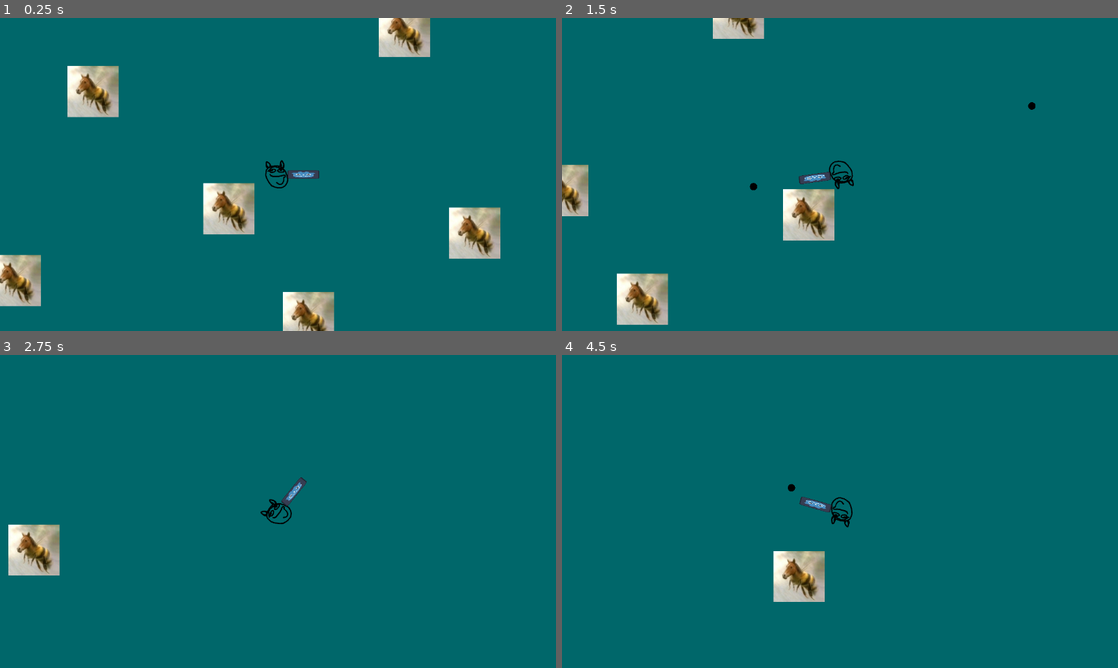
Above: before the commit, frames 1-4 (two rows, left to right).
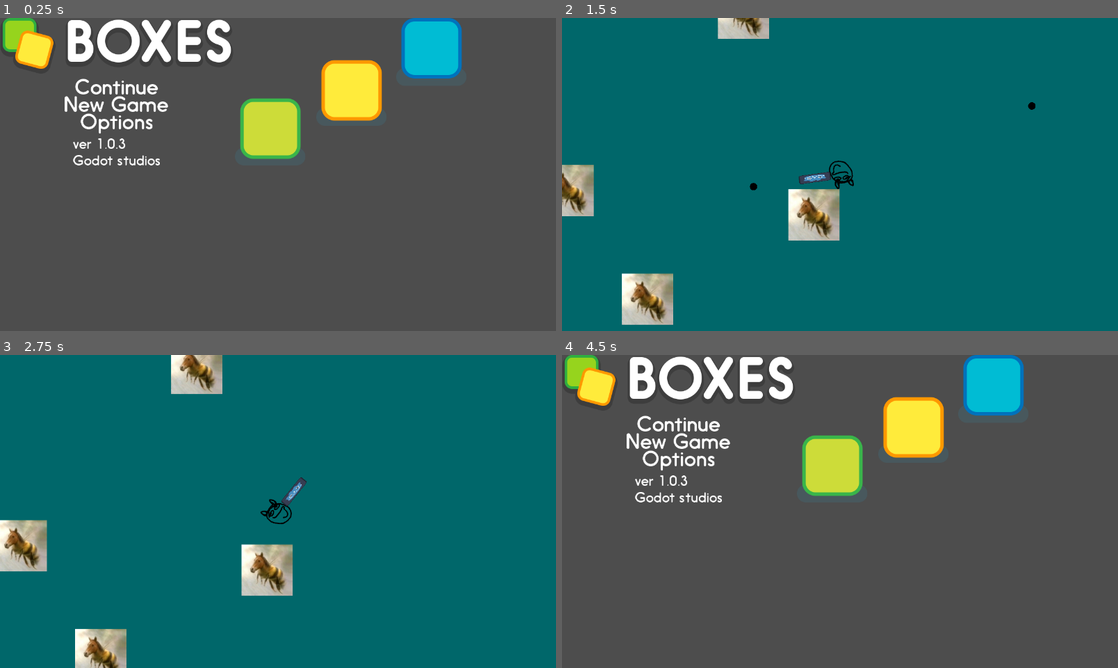
Above: after the commit, the same moments.

Repository: brianli378/ecs179-final-project
Game: Godot game, scene res://scenes/world.tscn
Same seed, same stepped clock (60 frames per second), same inputs: the game is played once before the commit and once after it.
Inputs (mouse positions are in pixels of both pictures, inside the frame that each line leads up to):
- Up to frame 1 (0.25 s): no input
- Up to frame 2 (1.5 s): tap Enter at 0.5 s; move the mouse to (962, 158) at 0.52 s; hold D (move_right) 0.53-1.28 s; click (962, 158) at 0.6 s; move the mouse to (728, 190) at 1.27 s; hold S (move_down) from 1.28 s (still down); click (728, 190) at 1.35 s
- Up to frame 3 (2.75 s): tap Space at 2 s; move the mouse to (333, 442) at 2.02 s; release S (move_down) at 2.03 s; hold D (move_right) from 2.03 s (still down); click (333, 442) at 2.1 s
- Up to frame 4 (4.5 s): move the mouse to (812, 574) at 2.77 s; release D (move_right) at 2.78 s; hold W (move_up) 2.78-3.53 s; click (812, 574) at 2.85 s; move the mouse to (1006, 558) at 3.52 s; hold A (move_left) from 3.53 s (still down); click (1006, 558) at 3.6 s; move the mouse to (673, 464) at 4.27 s; click (673, 464) at 4.35 s

The runs differ from the first frame. In frame 1, 100% of the frame differs, in the area x 0-100%, y 0-100%; in frame 2, 2.9%; in frame 3, 5.4%; in frame 4, 100%.

Commit message:
refactored scene tree with main menu tutorial
took main menu template from tutorial from godot:
https://docs.godotengine.org/en/3.0/getting_started/step_by_step/ui_main_menu.html

and added it in the scene tree alongside a script in world which manages switching between the menu and game scenes by instantiating and freeing the scenes as nodes

Diff:
--- /dev/null
+++ b/2d-roguelike/scenes/MainMenu.tscn
@@ -0,0 +1,154 @@
+[gd_scene load_steps=7 format=2]
+
+[ext_resource path="res://assets/main_menu/title.png" type="Texture" id=1]
+[ext_resource path="res://assets/main_menu/label_continue.png" type="Texture" id=2]
+[ext_resource path="res://assets/main_menu/label_new_game.png" type="Texture" id=3]
+[ext_resource path="res://assets/main_menu/label_options.png" type="Texture" id=4]
+[ext_resource path="res://assets/main_menu/version.png" type="Texture" id=5]
+[ext_resource path="res://assets/main_menu/characters.png" type="Texture" id=6]
+
+[node name="MainMenu" type="MarginContainer"]
+
+margin_right = 1366.0
+margin_bottom = 768.0
+rect_pivot_offset = Vector2( 0, 0 )
+rect_clip_content = false
+mouse_filter = 0
+size_flags_horizontal = 1
+size_flags_vertical = 1
+custom_constants/margin_right = 120
+custom_constants/margin_top = 80
+custom_constants/margin_left = 120
+custom_constants/margin_bottom = 80
+_sections_unfolded = [ "custom_constants" ]
+
+[node name="HBoxContainer" type="HBoxContainer" parent="."]
+
+margin_left = 120.0
+margin_top = 80.0
+margin_right = 1246.0
+margin_bottom = 688.0
+rect_pivot_offset = Vector2( 0, 0 )
+rect_clip_content = false
+mouse_filter = 0
+size_flags_horizontal = 1
+size_flags_vertical = 1
+alignment = 1
+
+[node name="VBoxContainer" type="VBoxContainer" parent="HBoxContainer"]
+
+margin_right = 537.0
+margin_bottom = 608.0
+rect_pivot_offset = Vector2( 0, 0 )
+rect_clip_content = false
+mouse_filter = 1
+size_flags_horizontal = 1
+size_flags_vertical = 1
+alignment = 0
+_sections_unfolded = [ "custom_constants" ]
+
+[node name="Logo" type="TextureRect" parent="HBoxContainer/VBoxContainer"]
+
+margin_right = 537.0
+margin_bottom = 129.0
+rect_pivot_offset = Vector2( 0, 0 )
+rect_clip_content = false
+mouse_filter = 1
+size_flags_horizontal = 1
+size_flags_vertical = 1
+texture = ExtResource( 1 )
+stretch_mode = 3
+_sections_unfolded = [ "Size Flags" ]
+
+[node name="VBoxContainer" type="VBoxContainer" parent="HBoxContainer/VBoxContainer"]
+
+margin_top = 133.0
+margin_right = 537.0
+margin_bottom = 542.0
+rect_pivot_offset = Vector2( 0, 0 )
+rect_clip_content = false
+mouse_filter = 1
+size_flags_horizontal = 1
+size_flags_vertical = 3
+custom_constants/separation = 30
+alignment = 1
+_sections_unfolded = [ "Size Flags", "custom_constants" ]
+
+[node name="Continue" type="TextureRect" parent="HBoxContainer/VBoxContainer/VBoxContainer"]
+
+margin_top = 115.0
+margin_right = 537.0
+margin_bottom = 151.0
+rect_pivot_offset = Vector2( 0, 0 )
+rect_clip_content = false
+mouse_filter = 1
+size_flags_horizontal = 1
+size_flags_vertical = 1
+texture = ExtResource( 2 )
+stretch_mode = 3
+
+[node name="NewGame" type="TextureRect" parent="HBoxContainer/VBoxContainer/VBoxContainer"]
+
+margin_top = 181.0
+margin_right = 537.0
+margin_bottom = 217.0
+rect_pivot_offset = Vector2( 0, 0 )
+rect_clip_content = false
+mouse_filter = 1
+size_flags_horizontal = 1
+size_flags_vertical = 1
+texture = ExtResource( 3 )
+stretch_mode = 3
+
+[node name="Options" type="TextureRect" parent="HBoxContainer/VBoxContainer/VBoxContainer"]
+
+margin_top = 247.0
+margin_right = 537.0
+margin_bottom = 293.0
+rect_pivot_offset = Vector2( 0, 0 )
+rect_clip_content = false
+mouse_filter = 1
+size_flags_horizontal = 1
+size_flags_vertical = 1
+texture = ExtResource( 4 )
+stretch_mode = 3
+
+[node name="Version" type="TextureRect" parent="HBoxContainer/VBoxContainer"]
+
+margin_top = 546.0
+margin_right = 537.0
+margin_bottom = 608.0
+rect_pivot_offset = Vector2( 0, 0 )
+rect_clip_content = false
+mouse_filter = 1
+size_flags_horizontal = 1
+size_flags_vertical = 1
+texture = ExtResource( 5 )
+stretch_mode = 3
+
+[node name="CenterContainer" type="CenterContainer" parent="HBoxContainer"]
+
+margin_left = 541.0
+margin_right = 1126.0
+margin_bottom = 608.0
+rect_pivot_offset = Vector2( 0, 0 )
+rect_clip_content = false
+mouse_filter = 0
+size_flags_horizontal = 3
+size_flags_vertical = 3
+use_top_left = false
+_sections_unfolded = [ "Size Flags" ]
+
+[node name="Characters" type="TextureRect" parent="HBoxContainer/CenterContainer"]
+
+margin_left = 26.0
+margin_top = 134.0
+margin_right = 559.0
+margin_bottom = 473.0
+rect_pivot_offset = Vector2( 0, 0 )
+rect_clip_content = false
+mouse_filter = 1
+size_flags_horizontal = 1
+size_flags_vertical = 1
+texture = ExtResource( 6 )
+stretch_mode = 3
--- /dev/null
+++ b/2d-roguelike/scenes/game.tscn
@@ -0,0 +1,37 @@
+[gd_scene load_steps=4 format=3 uid="uid://dfob77al3r2l3"]
+
+[ext_resource type="PackedScene" uid="uid://cjfuyyu8dl486" path="res://scenes/player.tscn" id="1_yqjtg"]
+[ext_resource type="PackedScene" uid="uid://ck8xgy356oeee" path="res://scenes/object.tscn" id="2_lnu2h"]
+
+[sub_resource type="QuadMesh" id="QuadMesh_e5uuo"]
+
+[node name="Node2D" type="Node2D"]
+
+[node name="MeshInstance2D" type="MeshInstance2D" parent="."]
+modulate = Color(1.5642494e-06, 0.40395993, 0.41488585, 1)
+position = Vector2(580, 307.00003)
+scale = Vector2(5032.9375, 3324.4375)
+mesh = SubResource("QuadMesh_e5uuo")
+metadata/_edit_lock_ = true
+
+[node name="Player" parent="." instance=ExtResource("1_yqjtg")]
+position = Vector2(603, 335)
+scale = Vector2(0.5, 0.5)
+
+[node name="StaticBody2D" parent="." instance=ExtResource("2_lnu2h")]
+position = Vector2(177, 144)
+
+[node name="StaticBody2D2" parent="." instance=ExtResource("2_lnu2h")]
+position = Vector2(490, 414)
+
+[node name="StaticBody2D3" parent="." instance=ExtResource("2_lnu2h")]
+position = Vector2(894, 6)
+
+[node name="StaticBody2D4" parent="." instance=ExtResource("2_lnu2h")]
+position = Vector2(1056, 470)
+
+[node name="StaticBody2D5" parent="." instance=ExtResource("2_lnu2h")]
+position = Vector2(673, 664)
+
+[node name="StaticBody2D6" parent="." instance=ExtResource("2_lnu2h")]
+position = Vector2(-2, 579)
--- /dev/null
+++ b/2d-roguelike/scenes/world.gd
@@ -0,0 +1,37 @@
+extends Node2D
+
+var _menu:Resource = load("res://scenes/MainMenu.tscn")
+var _menu_node:Node
+
+var _game:Resource = load("res://scenes/game.tscn")
+var _game_node:Node
+
+func start_menu() -> void:
+	print("start_menu")
+	_clear_scene()
+	# instantisate the scene and add it as a child to the tree
+	_menu_node = _menu.instantiate()
+	add_child(_menu_node)
+
+func start_game() -> void:
+	print("start_game")
+	_clear_scene()
+	_game_node = _game.instantiate()
+	add_child(_game_node)
+	#TODO: when the player dies, we switch to that scene and free game node
+
+func _process(_float) -> void:
+	if Input.is_action_just_pressed("move_left"):
+		start_menu()
+	elif Input.is_action_just_pressed("move_right"):
+		start_game()
+
+func _ready():
+	$MainMenu.queue_free()
+	$Game.queue_free()
+	start_menu()
+
+func _clear_scene()  -> void:
+	var root = get_tree().current_scene
+	for child in root.get_children():
+		child.queue_free()
--- a/2d-roguelike/scenes/world.tscn
+++ b/2d-roguelike/scenes/world.tscn
@@ -1,37 +1,12 @@
 [gd_scene load_steps=4 format=3 uid="uid://csdcglssx12od"]
 
-[ext_resource type="PackedScene" uid="uid://cjfuyyu8dl486" path="res://scenes/player.tscn" id="1_nnsk1"]
-[ext_resource type="PackedScene" uid="uid://ck8xgy356oeee" path="res://scenes/object.tscn" id="2_rwgxs"]
-
-[sub_resource type="QuadMesh" id="QuadMesh_e5uuo"]
+[ext_resource type="Script" uid="uid://dporqdc815ox1" path="res://scenes/world.gd" id="1_4wyf3"]
+[ext_resource type="PackedScene" path="res://scenes/MainMenu.tscn" id="2_k0juu"]
+[ext_resource type="PackedScene" uid="uid://dfob77al3r2l3" path="res://scenes/game.tscn" id="3_71j4m"]
 
 [node name="World" type="Node2D"]
+script = ExtResource("1_4wyf3")
 
-[node name="MeshInstance2D" type="MeshInstance2D" parent="."]
-modulate = Color(1.5642494e-06, 0.40395993, 0.41488585, 1)
-position = Vector2(580, 307.00003)
-scale = Vector2(5032.9375, 3324.4375)
-mesh = SubResource("QuadMesh_e5uuo")
-metadata/_edit_lock_ = true
+[node name="MainMenu" parent="." instance=ExtResource("2_k0juu")]
 
-[node name="Player" parent="." instance=ExtResource("1_nnsk1")]
-position = Vector2(603, 335)
-scale = Vector2(0.5, 0.5)
-
-[node name="StaticBody2D" parent="." instance=ExtResource("2_rwgxs")]
-position = Vector2(177, 144)
-
-[node name="StaticBody2D2" parent="." instance=ExtResource("2_rwgxs")]
-position = Vector2(490, 414)
-
-[node name="StaticBody2D3" parent="." instance=ExtResource("2_rwgxs")]
-position = Vector2(894, 6)
-
-[node name="StaticBody2D4" parent="." instance=ExtResource("2_rwgxs")]
-position = Vector2(1056, 470)
-
-[node name="StaticBody2D5" parent="." instance=ExtResource("2_rwgxs")]
-position = Vector2(673, 664)
-
-[node name="StaticBody2D6" parent="." instance=ExtResource("2_rwgxs")]
-position = Vector2(-2, 579)
+[node name="Game" parent="." instance=ExtResource("3_71j4m")]
Binary file added: 2d-roguelike/assets/main_menu/characters.png
Not shown, added: 2d-roguelike/assets/main_menu/characters.png.import
Binary file added: 2d-roguelike/assets/main_menu/label_continue.png
Not shown, added: 2d-roguelike/assets/main_menu/label_continue.png.import
Binary file added: 2d-roguelike/assets/main_menu/label_new_game.png
Not shown, added: 2d-roguelike/assets/main_menu/label_new_game.png.import
Binary file added: 2d-roguelike/assets/main_menu/label_options.png
Not shown, added: 2d-roguelike/assets/main_menu/label_options.png.import
Binary file added: 2d-roguelike/assets/main_menu/title.png
Not shown, added: 2d-roguelike/assets/main_menu/title.png.import
Binary file added: 2d-roguelike/assets/main_menu/version.png
Not shown, added: 2d-roguelike/assets/main_menu/version.png.import
(and 1 more such lines)
